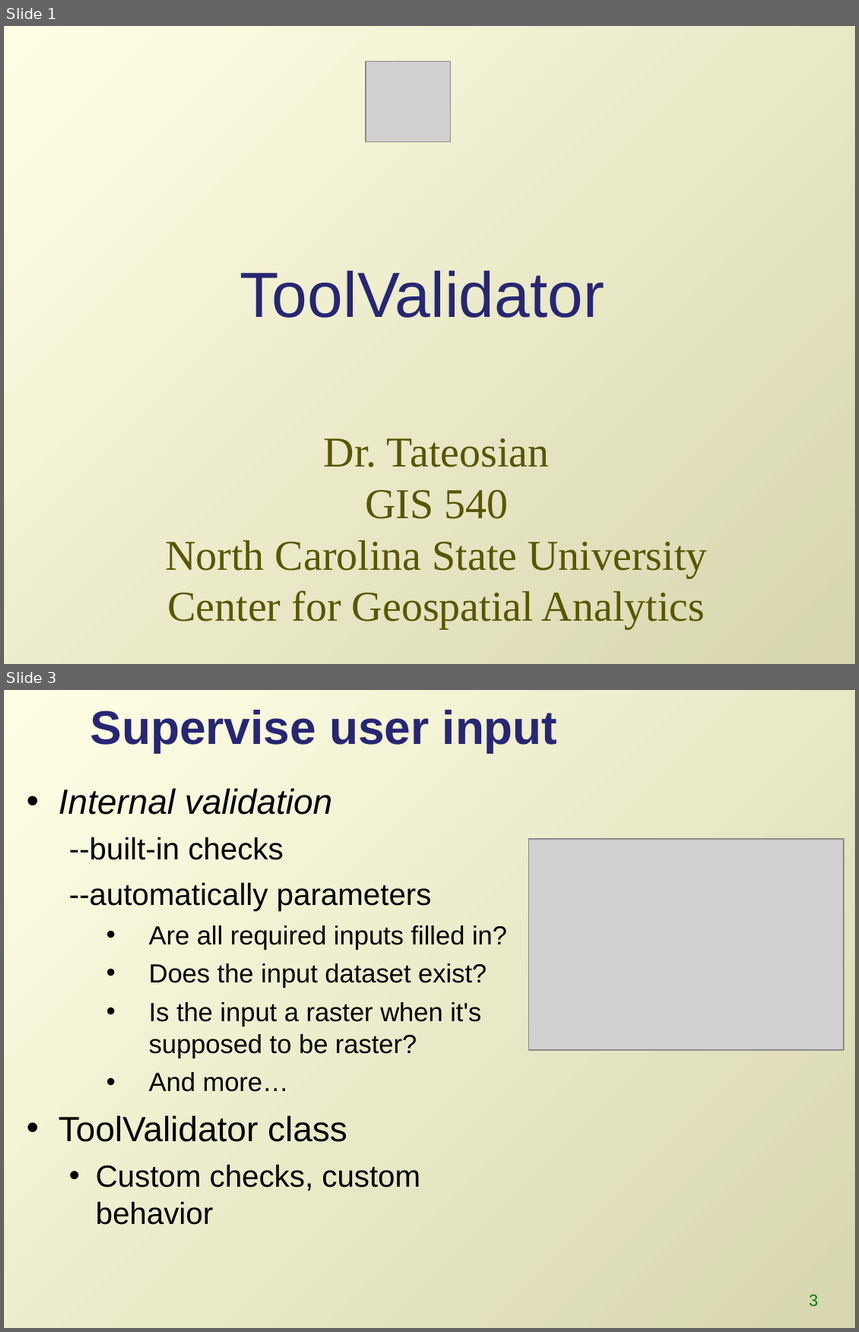
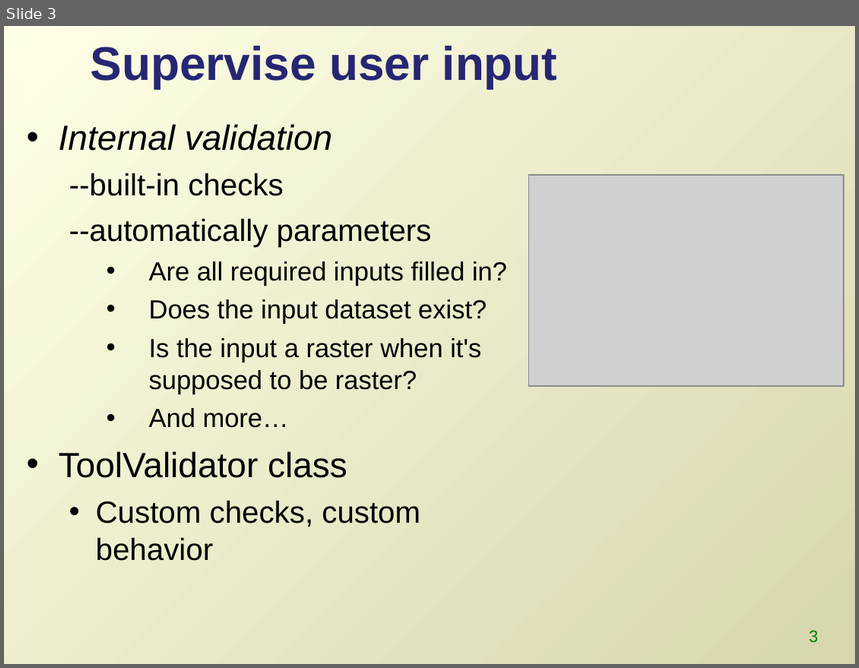
Before and after one commit to lgtateos/gis540, a slide deck: slides/toolValidator.ppt. Shown one above the other, each under a label of ours: slides 1 and 3 before the commit, slide 3 after it; the slides between them are not shown. The pictures are 859x1332 and 859x668 pixels, drawn with LibreOffice and Linux fonts; fonts in the diff are those of the drawing; grey boxes stand for pictures. Boxes give left, top, right and bottom in pixels: in the first picture for what was removed or moved away, otherwise in the second. Text is boxed around its words. In the diff, an @@ line names an element or a change of style, - is before the commit and + after.

```diff
--- a/slides/toolValidator.ppt
+++ b/slides/toolValidator.ppt
@@ slide 1 removed at <box>4,26,855,664</box>, background gradient #FFFFE6 to #D7D6AE @@
@@ picture removed at <box>366,62,451,142</box> @@
@@ title removed at <box>240,271,604,318</box> @@
-ToolValidator
@@ subtitle removed at <box>165,439,707,629</box> @@
-Dr. Tateosian
-GIS 540
-North Carolina State University
-Center for Geospatial Analytics
```
Also in this commit, not shown: 4 slides changed, 2 slides added.
